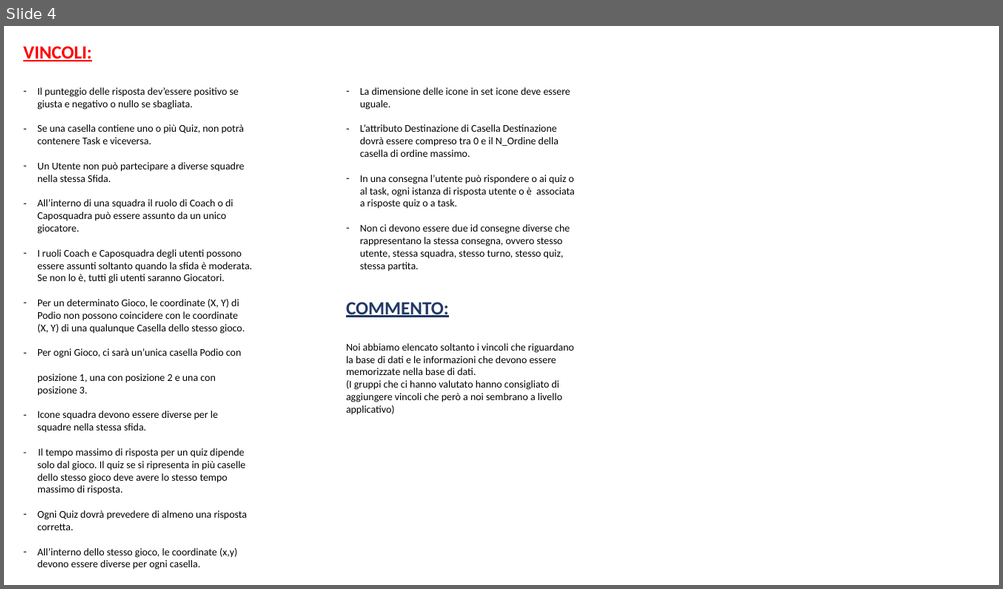
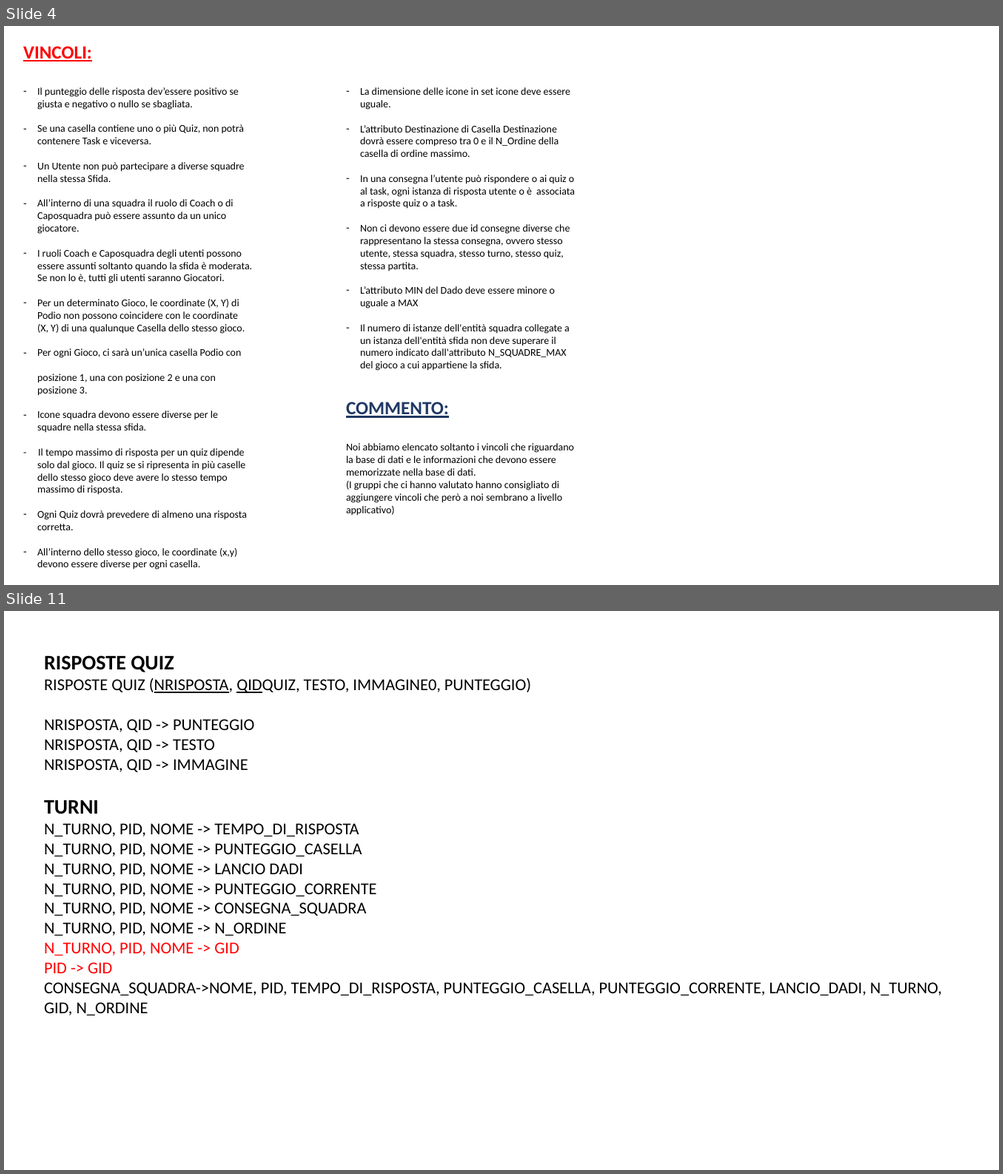
Before and after one commit to DavideGit-cs/BD_Progetto_Gruppo11, a slide deck: Vincoli_Domini_BDProgetto_finale.pptx. Shown one above the other, each under a label of ours: slide 4 before the commit, slides 4 and 11 after it; the slides between them are not shown. The pictures are 1003x589 and 1003x1174 pixels, drawn with LibreOffice and Linux fonts; fonts in the diff are those of the drawing. Boxes give left, top, right and bottom in pixels: in the first picture for what was removed or moved away, otherwise in the second. Text is boxed around its words. In the diff, an @@ line names an element or a change of style, - is before the commit and + after.

```diff
--- a/Vincoli_Domini_BDProgetto_finale.pptx
+++ b/Vincoli_Domini_BDProgetto_finale.pptx
@@ slide 11 added at (4,611,999,1170), background #FFFFFF @@
@@ text added at (44,655,942,1016), 16 pt, text #000000 @@
+RISPOSTE QUIZ
+RISPOSTE QUIZ (NRISPOSTA, QIDQUIZ, TESTO, IMMAGINE0, PUNTEGGIO)
+NRISPOSTA, QID -> PUNTEGGIO
+NRISPOSTA, QID -> TESTO
+NRISPOSTA, QID -> IMMAGINE
+TURNI
+N_TURNO, PID, NOME -> TEMPO_DI_RISPOSTA
+N_TURNO, PID, NOME -> PUNTEGGIO_CASELLA
+N_TURNO, PID, NOME -> LANCIO DADI
+N_TURNO, PID, NOME -> PUNTEGGIO_CORRENTE
+N_TURNO, PID, NOME -> CONSEGNA_SQUADRA
+N_TURNO, PID, NOME -> N_ORDINE
+N_TURNO, PID, NOME -> GID
+PID -> GID
+CONSEGNA_SQUADRA->NOME, PID, TEMPO_DI_RISPOSTA, PUNTEGGIO_CASELLA, PUNTEGGIO_CORRENTE, LANCIO_DADI, N_TURNO, GID, N_ORDINE
@@ slide 4 changed as well @@
@@ text at (360,286,569,371): paragraphs added @@
+– L’attributo MIN del Dado deve essere minore o uguale a MAX
+– Il numero di istanze dell'entità squadra collegate a un istanza dell'entità sfida non deve superare il numero indicato dall'attributo N_SQUADRE_MAX del gioco a cui appartiene la sfida.
@@ text "COMMENTO:": place and size @@
-text "COMMENTO:" at (346,302,574,415)
+text "COMMENTO:" at (346,402,574,516)
```
Also in this commit, not shown: 2 other slides changed, 14 other slides added, 1 slide removed, 1 other file.
